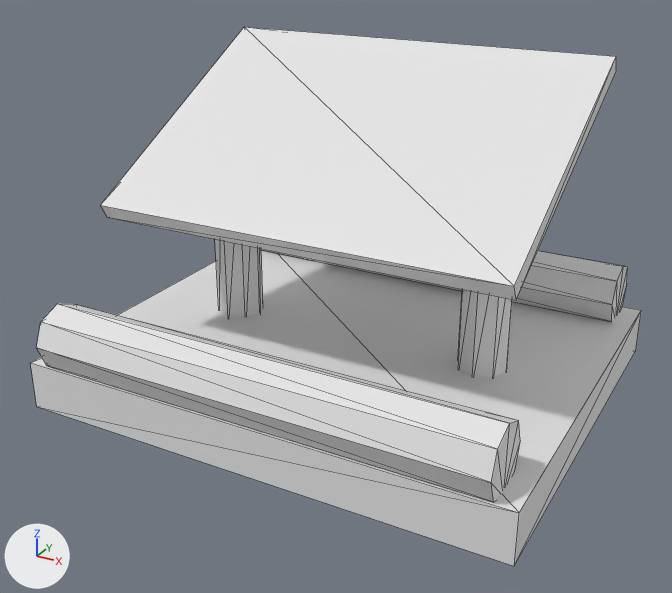
What one commit did to the glTF model models/orbital_relay_sat.glb.
Rendered twice from a 50 mm camera at (0.0976, -0.1867, 0.0788) aimed at (-0.0008, -0.0078, -0.0106). Arrows for +X, +Y and +Z are at lower left; the lights stay in place. The older version comes first. Mesh edges are drawn as thin lines. Vertices at exactly the same position are counted once.

Names of what the first picture shows: 'PowerRelaySatellite'.
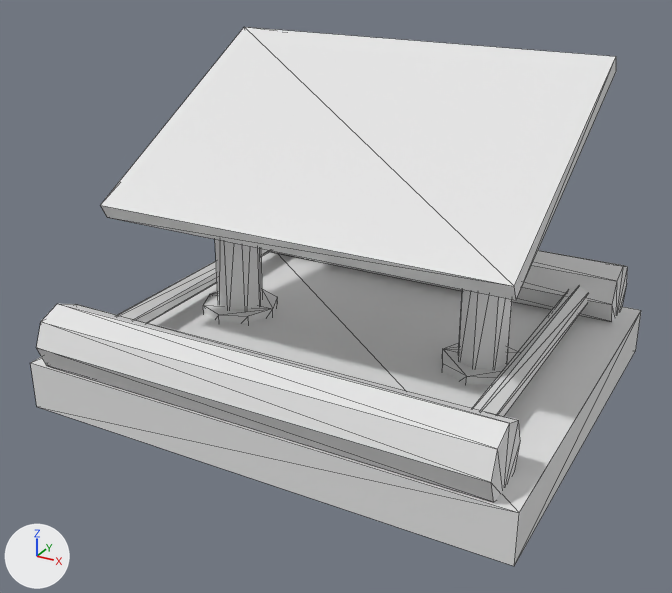
Location of each change, [x1, y1, x2, y2] in pixels of the pictures (672 x 593 px):
part 1 of me_cube, added
    after: [203, 289, 278, 323]
part 2 of me_cube, added
    after: [118, 249, 271, 323]
part 3 of me_cube, added
    after: [442, 342, 518, 385]
part 4 of me_cube, added
    after: [473, 286, 588, 416]

The change, as a diff of the scene's bpy script:
```diff
--- a/models/orbital_relay_sat.glb.py
+++ b/models/orbital_relay_sat.glb.py
@@ me_cube @@
 # used by ob_powerrelaysatellite; location = (0.0, 0.0, 0.0)
-me_cube.from_pydata(...)  # 80 vertices, 136 faces; spans x -0.06..0.06, y -0.052..0.052, z -0.036..0.0442
+me_cube.from_pydata(...)  # 136 vertices, 232 faces; spans x -0.06..0.06, y -0.052..0.052, z -0.036..0.0442
+# me_cube part 1: a new loose piece, an 8-sided cylinder along z spanning x -0.044..-0.024, y -0.01..0.01, z -0.03..-0.022
+# me_cube part 2: a new loose piece, a 6-sided cylinder along y spanning x -0.0486..-0.0434, y -0.044..0.044, z -0.021..-0.015
+# me_cube part 3: a new loose piece, an 8-sided cylinder along z spanning x 0.024..0.044, y -0.01..0.01, z -0.03..-0.022
+# me_cube part 4: a new loose piece, a 6-sided cylinder along y spanning x 0.0434..0.0486, y -0.044..0.044, z -0.021..-0.015
```
